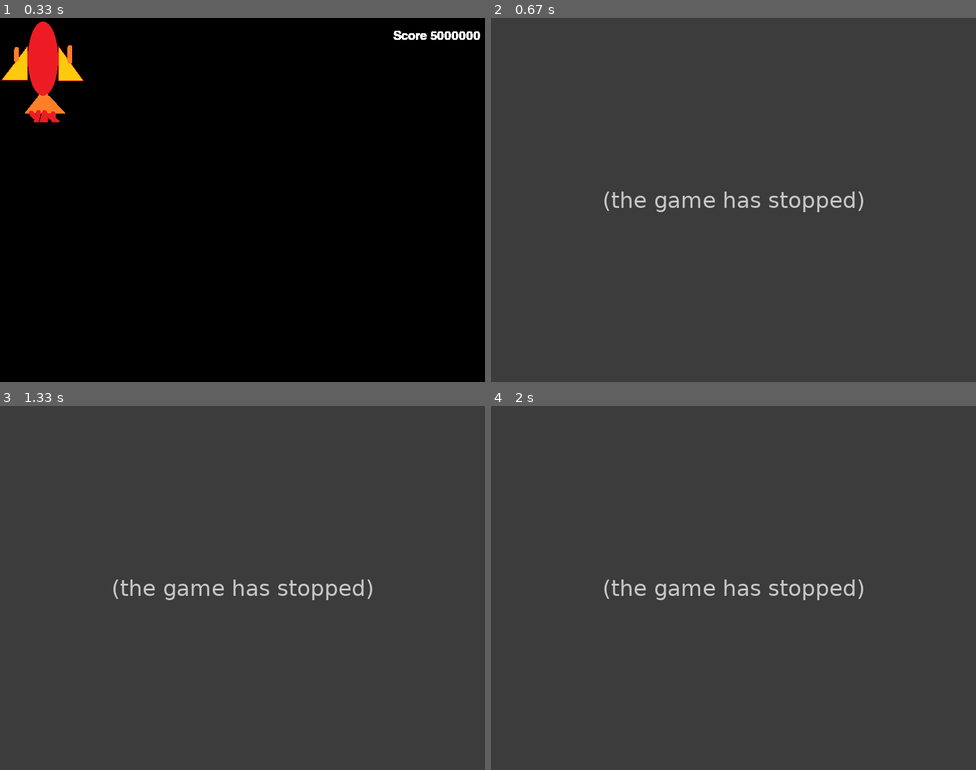
Above: before the commit, frames 1-4 (two rows, left to right).
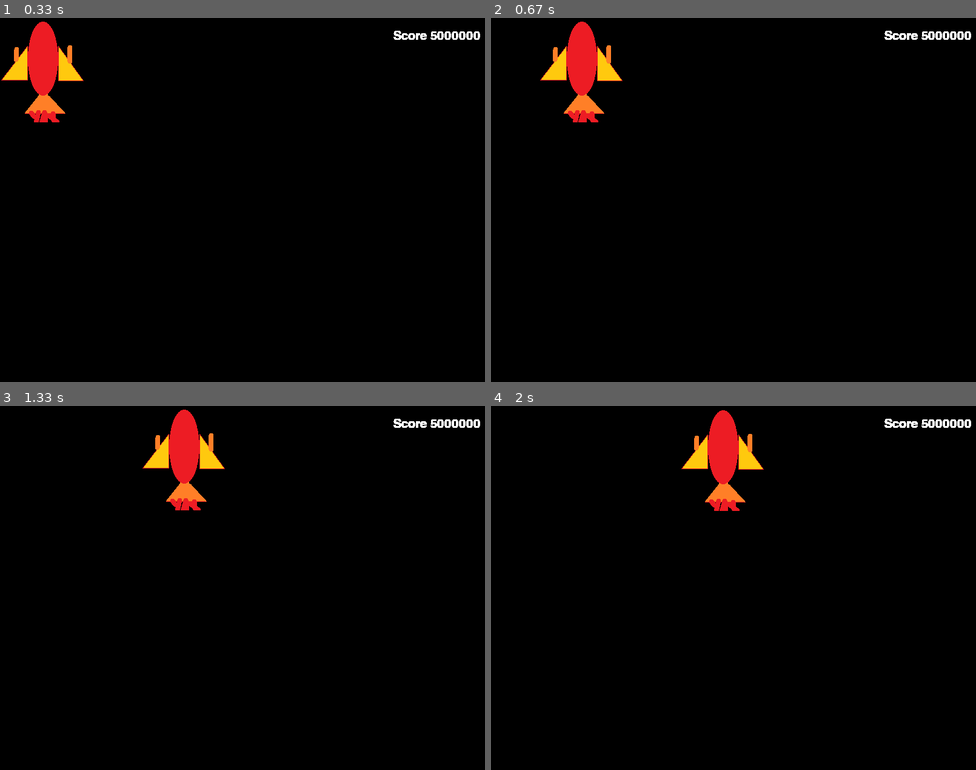
Above: after the commit, the same moments.

Repository: joshu0991/Rocket-Game
Game: pygame game, started from Rockets!/Main.py
Same seed, same stepped clock (60 frames per second), same inputs: the game is played once before the commit and once after it.
Inputs:
- Up to frame 1 (0.33 s): no input
- Up to frame 2 (0.67 s): hold Q from 0.33 s (still down); hold Right from 0.33 s (still down)
- Up to frame 3 (1.33 s): release Q at 0.8 s; release Right at 0.8 s; hold Right 0.83-1.3 s
- Up to frame 4 (2 s): hold Up 1.33-1.63 s; hold Right from 1.67 s (still down)

Frame 1 is identical in both runs. In frame 2, 100% of the frame differs, in the area x 0-100%, y 0-100%; in frame 3, 100%; in frame 4, 100%.
Error before the commit: IndexError: list assignment index out of range (Main.py line 66); the game stopped at 0.33 s (later frames are placeholders)

Commit message:
added game

Diff:
--- a/Rockets!/Main.py
+++ b/Rockets!/Main.py
@@ -28,6 +28,8 @@
 tracker = 0
 
 def runGame():
+    global missleMap
+    global tracker
     speedUp = False
     x, y = 1, 1
     movX, movY = 0, 0
@@ -62,9 +64,8 @@
                     else:
                         movX = -1
                 elif event.key == (K_q):
-                    global tracker
-                    missleMap[tracker] = Missle.Missle(x, y, 2)
-                    tracker += 1
+                    missleMap.insert(tracker, Missle.Missle(x, y, 2))
+                    tracker+=1
             if event.type == KEYUP:
                 if event.key == (K_UP):
                     movY = 0
@@ -93,6 +94,9 @@
         dm = sec * speed
         x += (movX * dm)
         y += (movY * dm)
+        for m in missleMap:
+            m.fireGunOne()
+            screen.blit(m.missileImg, (m.misX, m.misY))
         screen.blit(bg, (0,0))
         screen.blit(rocketImg, (x, y))
         pygame.display.update()
@@ -112,10 +116,6 @@
         global fpsTime
         global screen
         fpsTime = pygame.time.Clock()
-        for tracker in missleMap:
-            m = missleMap[tracker]
-            m.firGunOne()
-            screen.blit(m.missleImg, (m.misX, m.misY))
         screen = pygame.display.set_mode((displayWidth, displayHeight))
         pygame.display.set_caption('Rockets!')
         runGame()
--- a/Rockets!/Missle.py
+++ b/Rockets!/Missle.py
@@ -7,10 +7,12 @@
         self.y = y
         self.speed = speed
         self.missileImg = pygame.image.load('missile.png')
+        print('missle')
         self.misX = 0
         self.misY = 0
 
     def fireGunOne(self):
+        print('Fire')
         gunOne = (self.x + 17, self.y)
         self.misX = gunOne[0]
         self.misY = gunOne[1]
Not shown, changed: Rockets!/.pydevproject
